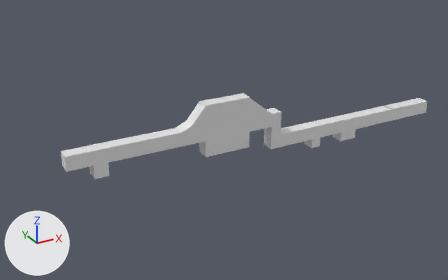
One commit to the FBX model Assets/Models/_level_models/tutorialLayout.fbx: the scene before it, then after it.
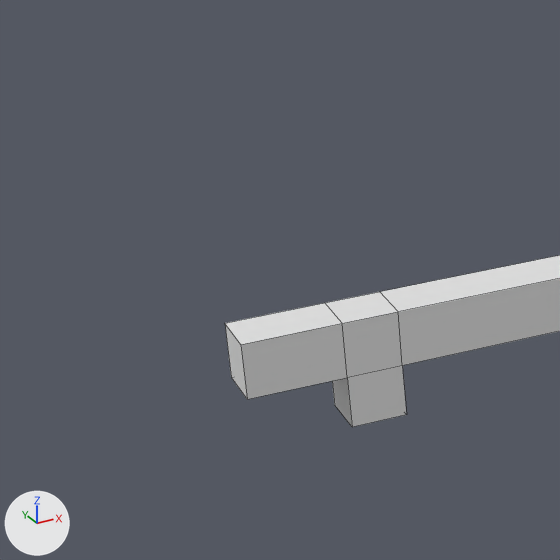
Old and new are each drawn whole from a camera (50 mm lens) standing at (-285.0, -331.0, 178.0) and looking at (-98.0, 8.0, 9.0) and again close up on the part from 0% to 34% of the width and 23% to 77% of the height. Lighting does not change. The marker at lower left points along +X, +Y and +Z. The close-ups show mesh edges as thin lines.
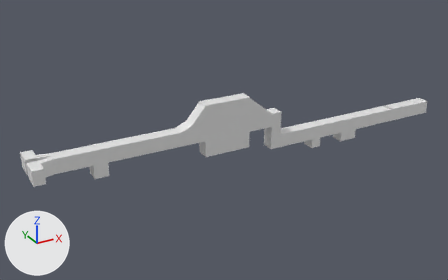
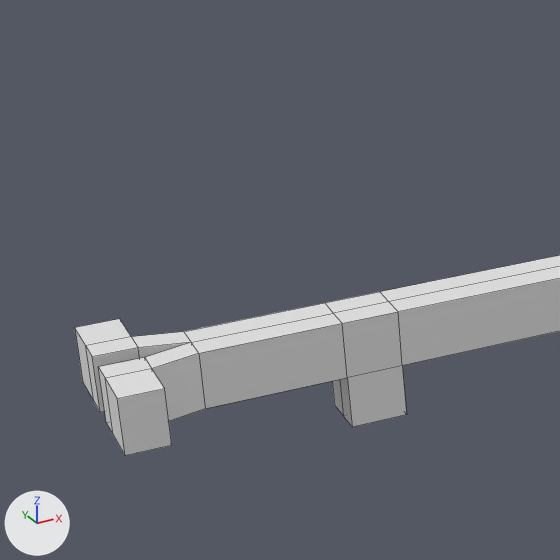
Boxes [x1, y1, x2, y2] around the edits, measured in the close-ups (560 x 560 px):
'Cube', reshaped: before [225, 255, 560, 427]; after [75, 255, 560, 456]

The edits, one by one:
Material 'Mat' (mat_mat) is new.
Its base color is (0.8, 0.8, 0.8) (white #e7e7e7).
Its roughness is 0.434.
me_cube is used by ob_cube; location (0.0, 0.0, 0.0).
me_cube had 96 vertices, 94 faces and spanned x -209.0..77.0, y -4.0..4.0, z -7.0..42.0.
me_cube no longer uses material mat_material (white #e7e7e7).
me_cube now has 168 vertices, 166 faces and spans x -230.0..77.0, y -14.0..14.0, z -7.0..42.0.
Part 1, on me_cube:
4 vertices are removed from x -209.0, y -4.0..4.0, z 17.0..27.0.
50 faces are deleted.
16 vertices are added at x -230.0..-223.0, y -14.0..14.0, z 17.0..27.0.
46 new vertices lie (0.0, -4.0, 0.0) away from vertices in x -193.0..77.0, y 4.0, z -7.0..42.0.
6 new vertices lie (-23.0, 0.0, 0.0) away from vertices in x -193.0, y -4.0..4.0, z 17.0..27.0.
8 new vertices lie (-7.0, 0.0, 0.0) away from vertices in x -223.0, y -6.0..6.0, z 17.0..27.0.
122 new faces join them.
me_cube now uses material mat_mat (white #e7e7e7).
